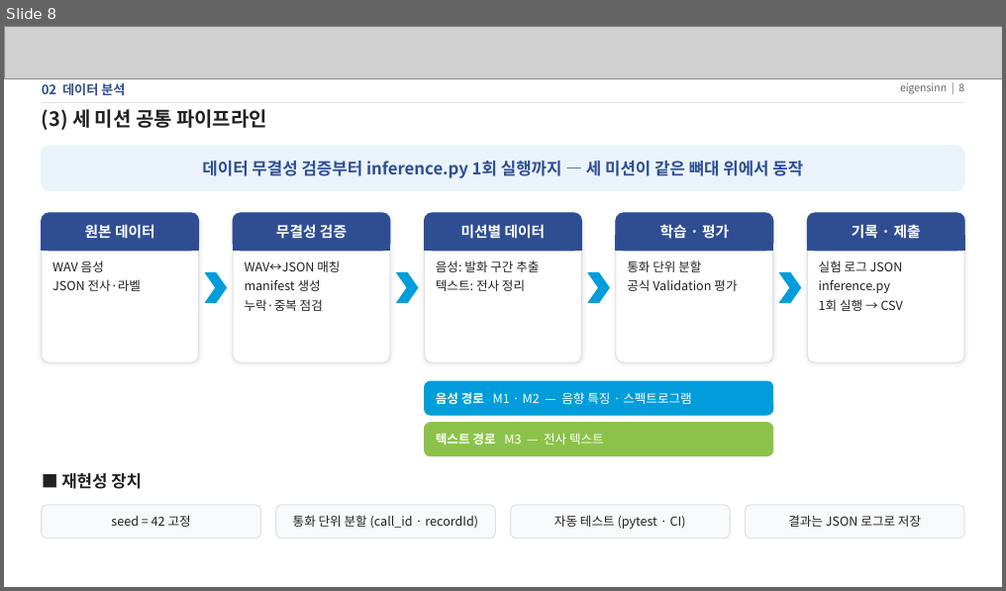
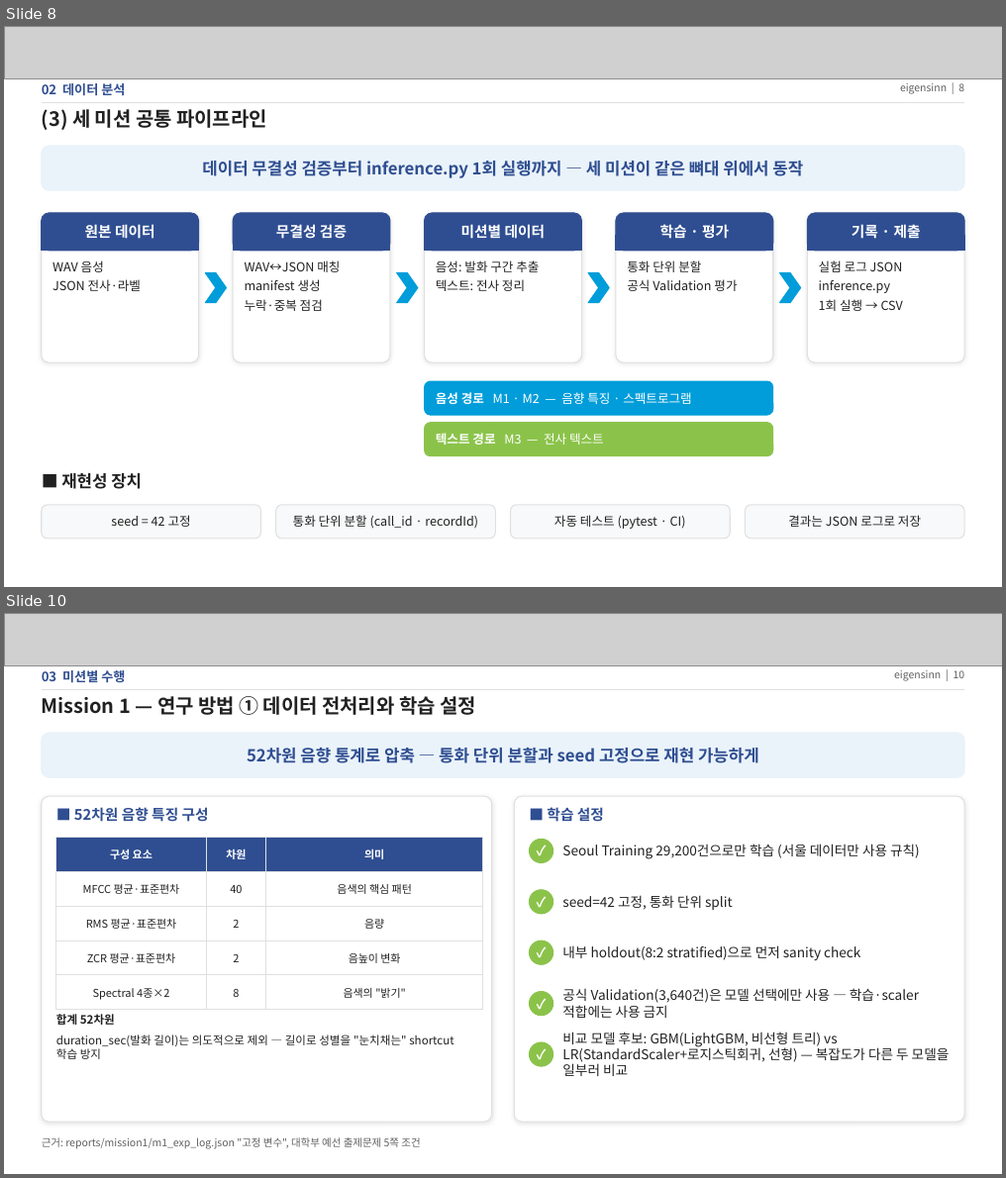
Before and after one commit to eigensinn-dcc2026/prelim, a slide deck: ppt/DCC2026_예선_결과정리.pptx. Shown one above the other, each under a label of ours: slide 8 before the commit, slides 8 and 10 after it; the slides between them are not shown. The pictures are 1006x591 and 1006x1178 pixels, drawn with LibreOffice and Linux fonts; fonts in the diff are those of the drawing; grey boxes stand for pictures. Boxes give left, top, right and bottom in pixels: in the first picture for what was removed or moved away, otherwise in the second. Text is boxed around its words. In the diff, an @@ line names an element or a change of style, - is before the commit and + after.

```diff
--- a/ppt/DCC2026_예선_결과정리.pptx
+++ b/ppt/DCC2026_예선_결과정리.pptx
@@ slide 10 added at [4, 613, 1002, 1174], background #FFFFFF @@
@@ picture added at [4, 613, 1002, 665] @@
@@ text added at [42, 670, 125, 682], 12.5 pt, text #2F4E91, bold @@
+03 미션별 수행
@@ text added at [894, 670, 965, 681], 10 pt, text #616161 @@
+eigensinn | 10
@@ line added from (42, 689) to (964, 689), #E0E0E0 1 pt @@
@@ text added at [42, 696, 476, 715], 19 pt, text #212121, bold @@
+Mission 1 — 연구 방법 ① 데이터 전처리와 학습 설정
@@ rounded rectangle added at [42, 733, 964, 777], fill #EAF3FA, outline #EAF3FA 1 pt @@
@@ text added at [247, 748, 759, 763], 16 pt, text #2F4E91, bold @@
+52차원 음향 통계로 압축 — 통화 단위 분할과 seed 고정으로 재현 가능하게
@@ rounded rectangle added at [42, 796, 492, 1122], fill #FFFFFF, outline #E0E0E0 1 pt @@
@@ text added at [74, 807, 209, 822], 14 pt, text #2F4E91, bold @@
+■ 52차원 음향 특징 구성
@@ rounded rectangle added at [515, 796, 965, 1122], fill #FFFFFF, outline #E0E0E0 1 pt @@
@@ text added at [547, 807, 604, 822], 14 pt, text #2F4E91, bold @@
+■ 학습 설정
@@ table added at [56, 838, 483, 1004], 5 rows, 3 columns @@
+구성 요소 | 차원 | 의미
+MFCC 평균·표준편차 | 40 | 음색의 핵심 패턴
+RMS 평균·표준편차 | 2 | 음량
+ZCR 평균·표준편차 | 2 | 음높이 변화
+Spectral 4종×2 | 8 | 음색의 "밝기"
@@ ellipse added at [530, 839, 553, 863], fill #8BC34A, outline #8BC34A 1 pt @@
@@ text added at [530, 839, 553, 863], 13 pt, text #FFFFFF, bold @@
+✓
@@ text added at [562, 844, 920, 860], 13 pt, text #212121 @@
+Seoul Training 29,200건으로만 학습 (서울 데이터만 사용 규칙)
@@ ellipse added at [530, 890, 553, 914], fill #8BC34A, outline #8BC34A 1 pt @@
@@ text added at [530, 890, 553, 914], 13 pt, text #FFFFFF, bold @@
+✓
@@ text added at [562, 895, 733, 910], 13 pt, text #212121 @@
+seed=42 고정, 통화 단위 split
@@ ellipse added at [530, 941, 553, 964], fill #8BC34A, outline #8BC34A 1 pt @@
@@ text added at [530, 941, 553, 964], 13 pt, text #FFFFFF, bold @@
+✓
@@ text added at [562, 946, 860, 960], 13 pt, text #212121 @@
+내부 holdout(8:2 stratified)으로 먼저 sanity check
@@ ellipse added at [530, 992, 553, 1016], fill #8BC34A, outline #8BC34A 1 pt @@
@@ text added at [530, 992, 553, 1016], 13 pt, text #FFFFFF, bold @@
+✓
@@ text added at [562, 988, 919, 1018], 13 pt, text #212121 @@
+공식 Validation(3,640건)은 모델 선택에만 사용 — 학습·scaler 적합에는 사용 금지
@@ text added at [56, 1014, 453, 1059], 11 pt, text #212121 @@
+합계 52차원
+duration_sec(발화 길이)는 의도적으로 제외 — 길이로 성별을 "눈치채는" shortcut 학습 방지
@@ ellipse added at [530, 1043, 553, 1066], fill #8BC34A, outline #8BC34A 1 pt @@
@@ text added at [530, 1043, 553, 1066], 13 pt, text #FFFFFF, bold @@
+✓
@@ text added at [562, 1032, 949, 1076], 13 pt, text #212121 @@
+비교 모델 후보: GBM(LightGBM, 비선형 트리) vs LR(StandardScaler+로지스틱회귀, 선형) — 복잡도가 다른 두 모델을 일부러 비교
@@ text added at [42, 1138, 420, 1150], 10 pt, text #616161 @@
+근거: reports/mission1/m1_exp_log.json "고정 변수", 대학부 예선 출제문제 5쪽 조건
```
Also in this commit, not shown: 13 slides changed, 2 other slides added, 1 slide removed, 1 other file.
